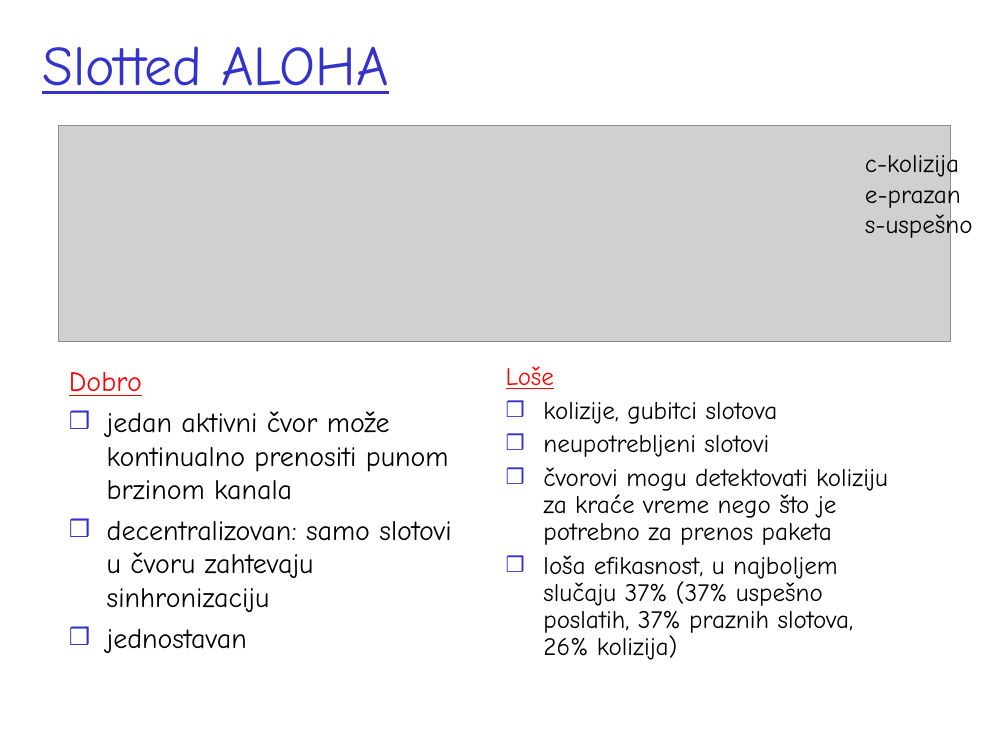
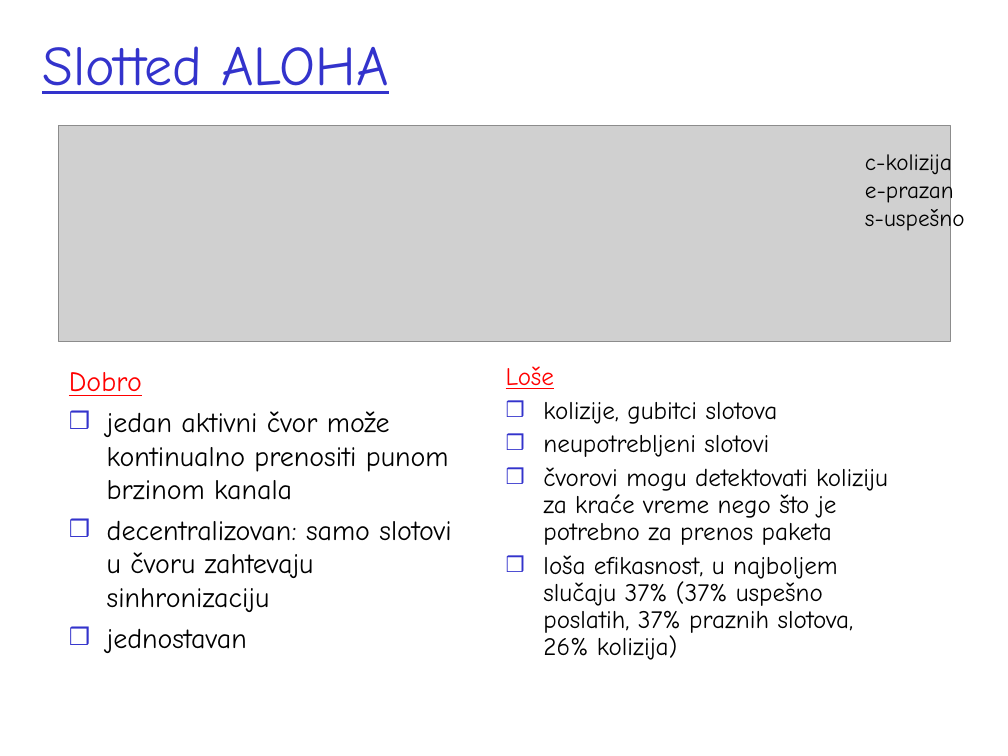
Before and after one commit to Dw1GHTY/TransferRepo, a slide deck: slide 15 of RM/Predavanja/P3_RM-Lokalne RM (LAN).ppt. Drawn at 1008x756 pixels with LibreOffice and Linux fonts; fonts in the diff are those of the drawing; grey boxes stand for pictures. Boxes give left, top, right and bottom in pixels: in the first picture for what was removed or moved away, otherwise in the second. Text is boxed around its words. In the diff, an @@ line names an element or a change of style, - is before the commit and + after.

```diff
--- a/RM/Predavanja/P3_RM-Lokalne RM (LAN).ppt
+++ b/RM/Predavanja/P3_RM-Lokalne RM (LAN).ppt
@@ rectangle "c-kolizija" at bbox=[855, 142, 990, 242]: size 18 to 16.6 pt @@
```
Also in this commit, not shown: 3 other slides changed, 4 other files.
